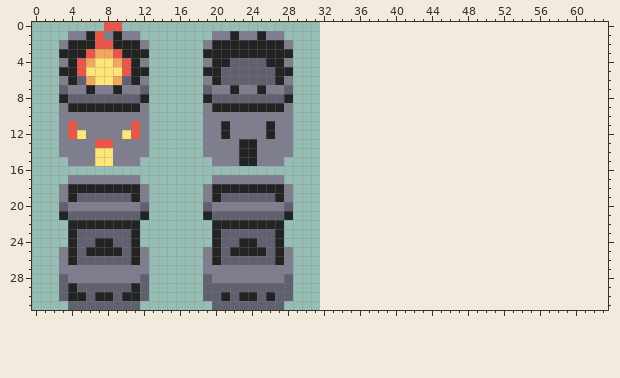
File history of a pixel-art sprite, art/towers.png. Above, as it was before the edit.
The file is 32x32 pixels. The old version is drawn lined up with the new one, on the new canvas.
New version:
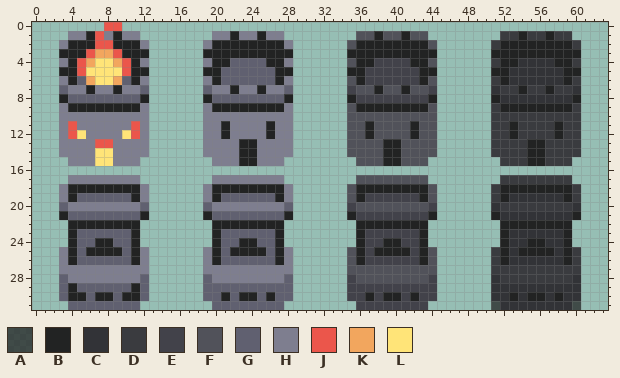
Palette (. is transparent): A #222323be  B #222323  C #323337  D #3a3b3f  E #42424a  F #51525a  G #606070  H #7e7e8f  J #eb564b  K #f2a65e  L #ffe478
The commit says: Updated tower buttons
From old to new:
canvas 32x32 -> 64x32
y 1: x 36..43 ........ -> FFBFFBFF; x 52..59 ........ -> DDBDDBDD
y 2: x 35..44 .......... -> FBBBBBBBBF; x 51..60 .......... -> DBBBBBBBBD
y 3: x 35..44 .......... -> BBBBBBBBBB; x 51..60 .......... -> BBBBBBBBBB
y 4: x 35..44 .......... -> FBBEEEEBBF; x 51..60 .......... -> DBBCCCCBBD
y 5: x 35..44 .......... -> BBEEEEEEBB; x 51..60 .......... -> BBCCCCCCBB
y 6: x 35..44 .......... -> FBEEEEEEBF; x 51..60 .......... -> DBCCCCCCBD
y 7: x 35..44 .......... -> EFFBFFBFFE; x 51..60 .......... -> CDDBDDBDDC
y 8: x 35..44 .......... -> BEEEEEEEEB; x 51..60 .......... -> BCCCCCCCCB
y 9: x 35..44 .......... -> FBBBBBBBBF; x 51..60 .......... -> DBBBBBBBBD
y 10: x 35..44 .......... -> FFFFFFFFFF; x 51..60 .......... -> DDDDDDDDDD
y 11..12: x 35..44 .......... -> FFBFFFFBFF; x 51..60 .......... -> DDBDDDDBDD
y 13..14: x 35..44 .......... -> FFFFBBFFFF; x 51..60 .......... -> DDDDBBDDDD
y 15: x 36..43 ........ -> FFFBBFFF; x 52..59 ........ -> DDDBBDDD
y 17: x 36..43 ........ -> FFFFFFFF; x 52..59 ........ -> DDDDDDDD
y 18: x 35..44 .......... -> FBBBBBBBBF; x 51..60 .......... -> DBBBBBBBBD
y 19: x 35..44 .......... -> FBEEEEEEBF; x 51..60 .......... -> DBCCCCCCBD
y 20: x 35..44 .......... -> EFFFFFFFFE; x 51..60 .......... -> CDDDDDDDDC
y 21: x 35..44 .......... -> BEEEEEEEEB; x 51..60 .......... -> BCCCCCCCCB
y 22: x 36..43 ........ -> BBBBBBBB; x 52..59 ........ -> BBBBBBBB
y 23: x 36..43 ........ -> BEEEEEEB; x 52..59 ........ -> BCCCCCCB
y 24: x 36..43 ........ -> BEEBBEEB; x 52..59 ........ -> BCCBBCCB
y 25: x 35..44 .......... -> FBEBBBBEBF; x 51..60 .......... -> DBCBBBBCBD
y 26: x 35..44 .......... -> FBEEEEEEBF; x 51..60 .......... -> DBCCCCCCBD
y 27: x 35..44 .......... -> FFFFFFFFFF; x 51..60 .......... -> DDDDDDDDDD
y 28: x 35..44 .......... -> EFFFFFFFFE; x 51..60 .......... -> CDDDDDDDDC
y 29: x 35..44 .......... -> EEEEEEEEEE; x 51..60 .......... -> CCCCCCCCCC
y 30: x 35..44 .......... -> EEBEBBEBEE; x 51..60 .......... -> CCBCBBCBCC
y 31: x 36..43 ........ -> EEEEEEEE; x 51..60 .......... -> ACCCCCCCCA
Where, in picture pixels (left, top, right, bottom), the same in both pictures:
added: (347, 31, 437, 310)
added: (491, 31, 581, 310)
